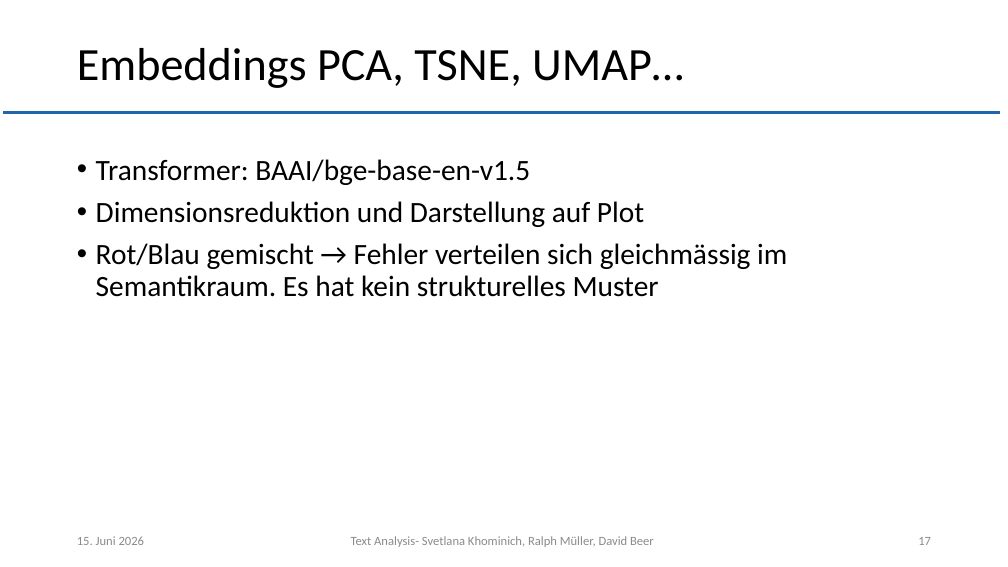
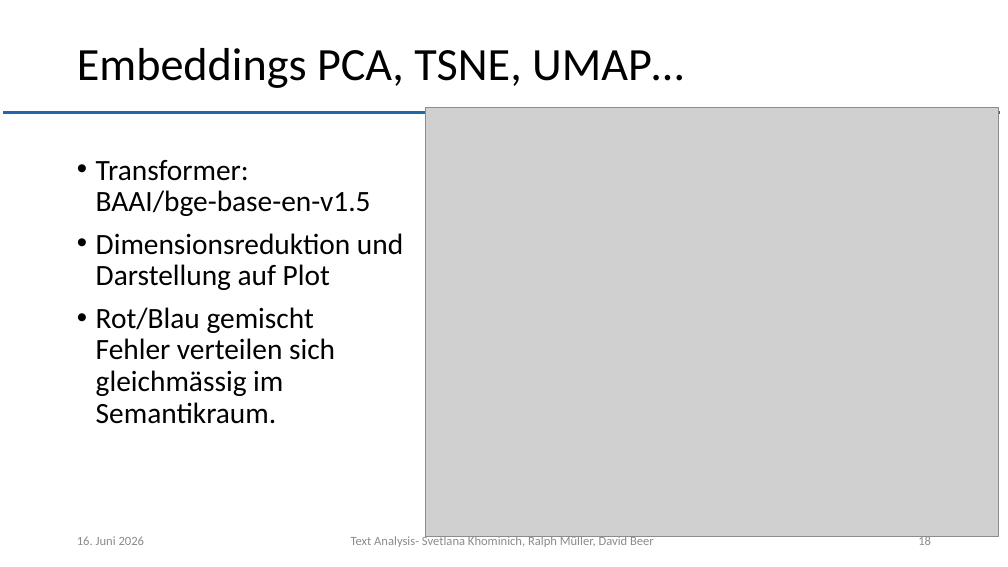
Before and after one commit to muellR/text_analysis, a slide deck: slide 18 of presentation/ln_text_analysis.pptx (slide 17 before the commit). Drawn at 1008x567 pixels with LibreOffice and Linux fonts; fonts in the diff are those of the drawing; grey boxes stand for pictures; background and template pictures are left out. Boxes give left, top, right and bottom in pixels: in the first picture for what was removed or moved away, otherwise in the second. Text is boxed around its words. In the diff, an @@ line names an element or a change of style, - is before the commit and + after.

```diff
--- a/presentation/ln_text_analysis.pptx
+++ b/presentation/ln_text_analysis.pptx
@@ picture added at (x1=426, y1=107, x2=998, y2=537) @@
@@ text at (x1=96, y1=307, x2=335, y2=424): text changed @@
-• Rot/Blau gemischt → Fehler verteilen sich gleichmässig im Semantikraum. Es hat kein strukturelles Muster
+• Rot/Blau gemischt
+  Fehler verteilen sich
+  gleichmässig im
+  Semantikraum.
@@ page number at (x1=918, y1=535, x2=931, y2=545): text changed @@
-17
+18
```
Also in this commit, not shown: 18 other slides changed, 1 slide removed, 3 other files.
